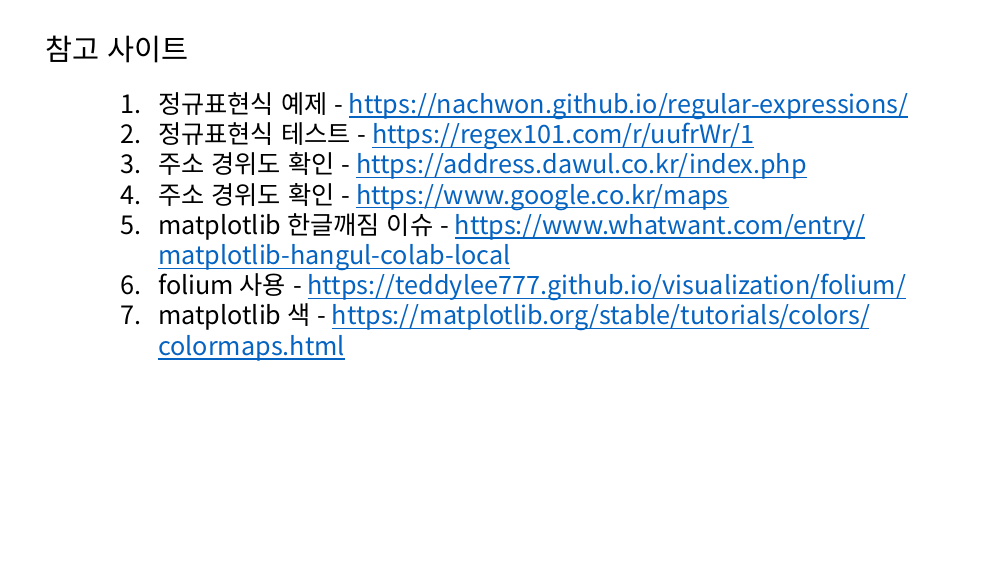
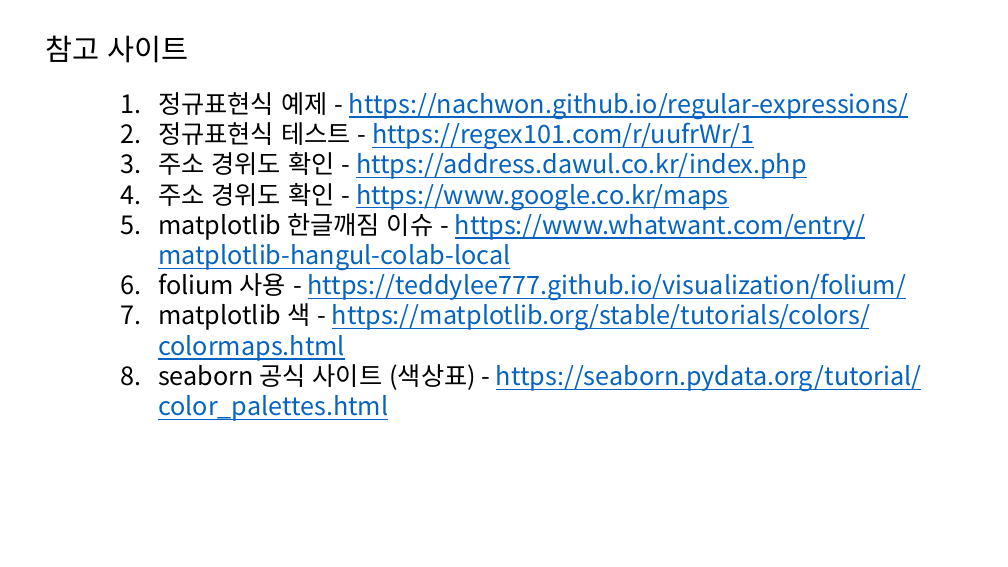
Before and after one commit to dev-hw/SeSAC-live_map, a slide deck: slide 41 of 230810.pptx (slide 38 before the commit). Drawn at 1008x567 pixels with LibreOffice and Linux fonts; fonts in the diff are those of the drawing. Boxes give left, top, right and bottom in pixels: in the first picture for what was removed or moved away, otherwise in the second. Text is boxed around its words. In the diff, an @@ line names an element or a change of style, - is before the commit and + after.

```diff
--- a/230810.pptx
+++ b/230810.pptx
@@ text at bbox=[158, 359, 922, 421]: paragraph added @@
+8. seaborn 공식 사이트 (색상표) - https://seaborn.pydata.org/tutorial/color_palettes.html
```
Also in this commit, not shown: 2 other slides changed, 4 slides added, 1 slide removed.
